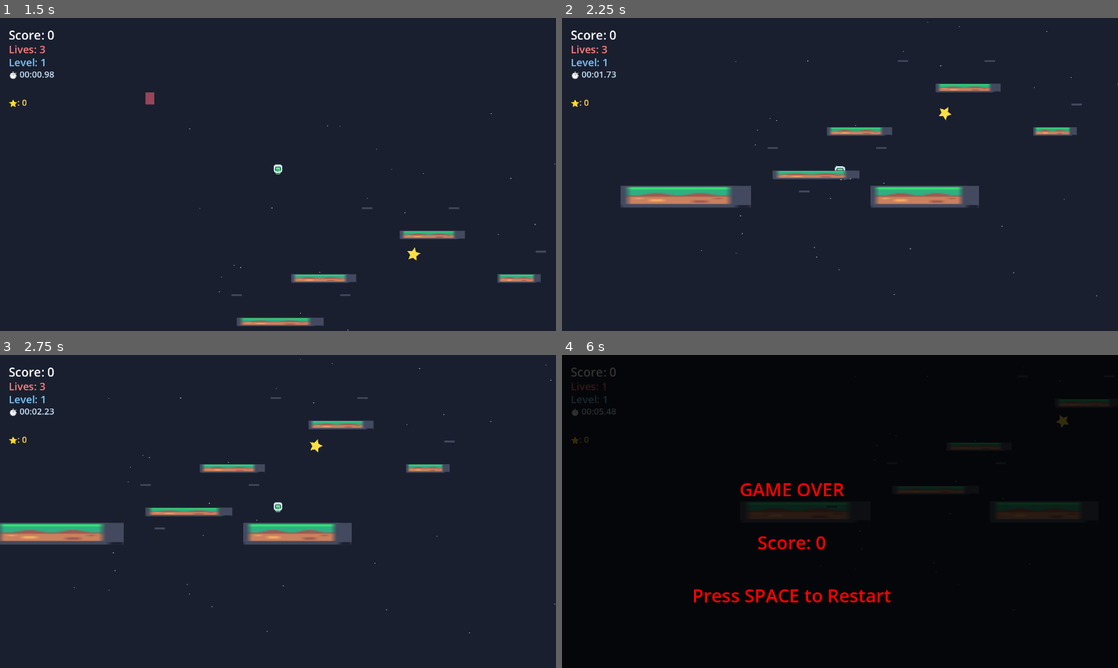
Above: before the commit, frames 1-4 (two rows, left to right).
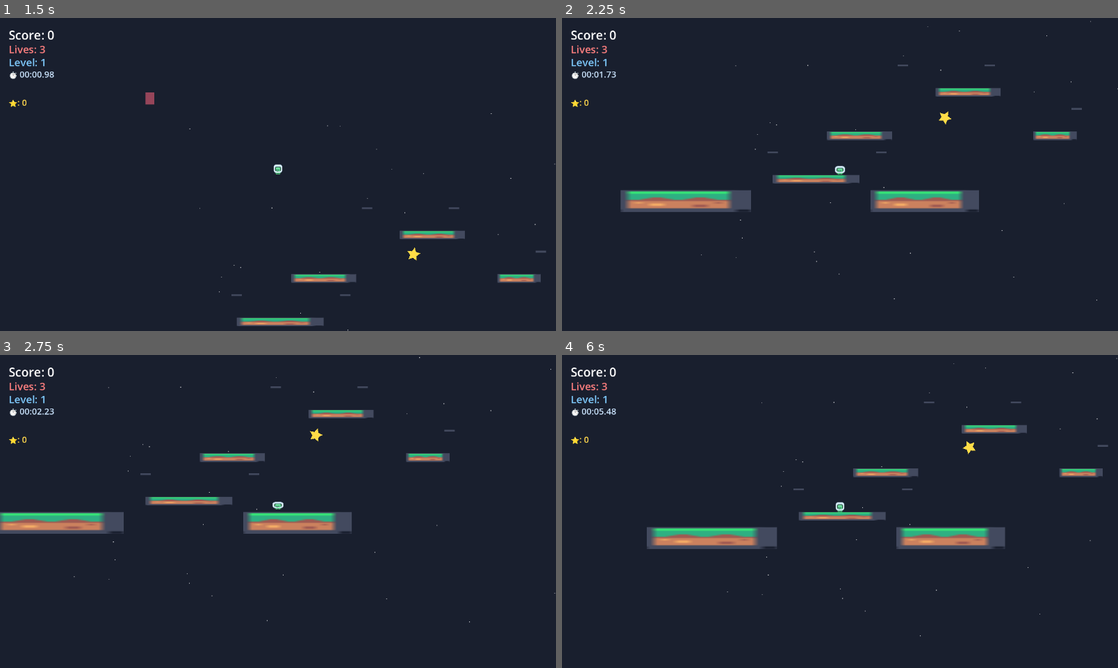
Above: after the commit, the same moments.

Repository: LungTakumi/ClawPlatformer
Game: Godot game, scene res://main.tscn
Two runs of this game, one before a commit and one after it. Both use one fixed random seed, a clock stepped at 60 frames per second and the inputs below.
Inputs (mouse positions are in pixels of both pictures, inside the frame that each line leads up to):
- Up to frame 1 (1.5 s): tap Space (jump) at 0.5, 0.77 s; move the mouse to (400, 158) at 0.52 s; hold Right (move_right) 0.53-1.25 s; tap B at 0.6 s; click (400, 158) at 0.67 s; drag from (166, 190) to (344, 305) at 1.27 s
- Up to frame 2 (2.25 s): move the mouse to (895, 105) at 2.02 s; hold Right (move_right) from 2.03 s (still down); tap E at 2.1 s
- Up to frame 3 (2.75 s): keep holding Right (move_right)
- Up to frame 4 (6 s): release Right (move_right) at 2.75 s; drag from (812, 574) to (923, 398) at 2.77 s; move the mouse to (1006, 558) at 3.52 s; hold Left (move_left) 3.53-4.25 s; tap G at 3.6 s; tap Space (jump) at 3.77 s; drag from (673, 464) to (1079, 439) at 4.27 s; move the mouse to (867, 511) at 5.02 s; hold S 5.03-5.75 s; tap I at 5.1 s; click (867, 511) at 5.17 s; drag from (756, 433) to (1023, 398) at 5.77 s

Frame 1 is identical in both runs. In frame 2, 4.8% of the frame differs, in the area x 10-100%, y 0-91%; in frame 3, 6.9%; in frame 4, 99%, in the area x 0-100%, y 0-100%.
Error before the commit: Invalid access to property or key 'released' on a base object of type 'Button'. (res://main.gd:1328)
Error after the commit: Invalid access to property or key 'released' on a base object of type 'Button'. (res://main.gd:1321)

Commit message:
fix: Simplify platform collision and sprite positioning

Diff:
--- a/main.gd
+++ b/main.gd
@@ -1039,11 +1039,7 @@
 	sprite.texture = tile_tilesheet
 	sprite.region_enabled = true
 	sprite.region_rect = Rect2(tile_x, tile_y, 18, 18)
-	# StaticBody2D origin is top-left, CharacterBody2D origin is center
-	if is_moving:
-		sprite.position = Vector2(w/2, h/2)  # Center sprite for CharacterBody2D
-	else:
-		sprite.position = Vector2(0, 0)
+	sprite.position = Vector2(0, 0)  # All platforms use (0,0) relative to node position
 	# Scale to fit platform width
 	sprite.scale = Vector2(w / 18.0, h / 18.0)
 	platform.add_child(sprite)
@@ -1053,11 +1049,8 @@
 	var rect = RectangleShape2D.new()
 	rect.size = Vector2(w, h)
 	collision.shape = rect
-	# StaticBody2D origin is top-left, CharacterBody2D origin is center
-	if is_moving:
-		collision.position = Vector2(0, 0)  # CharacterBody2D centers at origin
-	else:
-		collision.position = Vector2(w/2, h/2)  # StaticBody2D is top-left
+	# All platforms: position (0,0) relative to node position
+	collision.position = Vector2(0, 0)
 	platform.add_child(collision)
 
 	add_child(platform)
